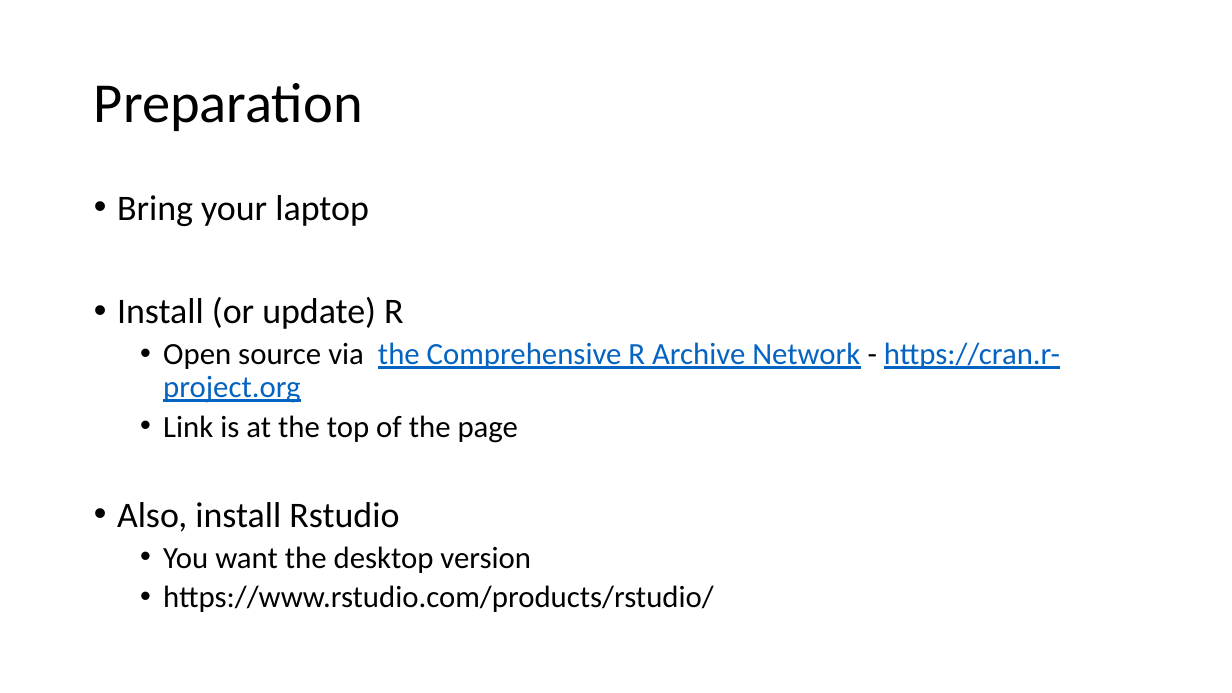
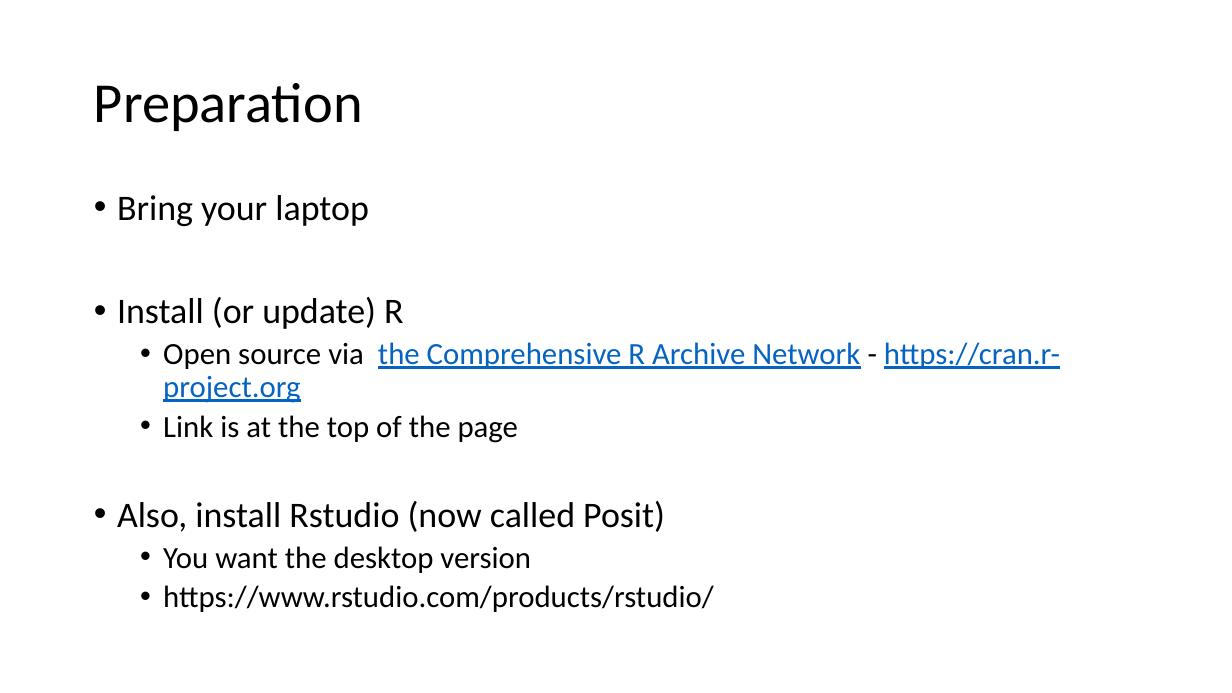
Before and after one commit to VTQuantMethodsEEB/klangwig, a slide deck: slide 10 of lectures/week_1_intro_to_R/le1_intro_to_R.pptx. Drawn at 1232x693 pixels with LibreOffice and Linux fonts; fonts in the diff are those of the drawing. Boxes give left, top, right and bottom in pixels: in the first picture for what was removed or moved away, otherwise in the second. Text is boxed around its words. In the diff, an @@ line names an element or a change of style, - is before the commit and + after.

```diff
--- a/lectures/week_1_intro_to_R/le1_intro_to_R.pptx
+++ b/lectures/week_1_intro_to_R/le1_intro_to_R.pptx
@@ text at (117,501,665,532): text changed @@
-• Also, install Rstudio
+• Also, install Rstudio (now called Posit)
```
Also in this commit, not shown: 3 other slides changed, 5 slides added, 6 other files.
